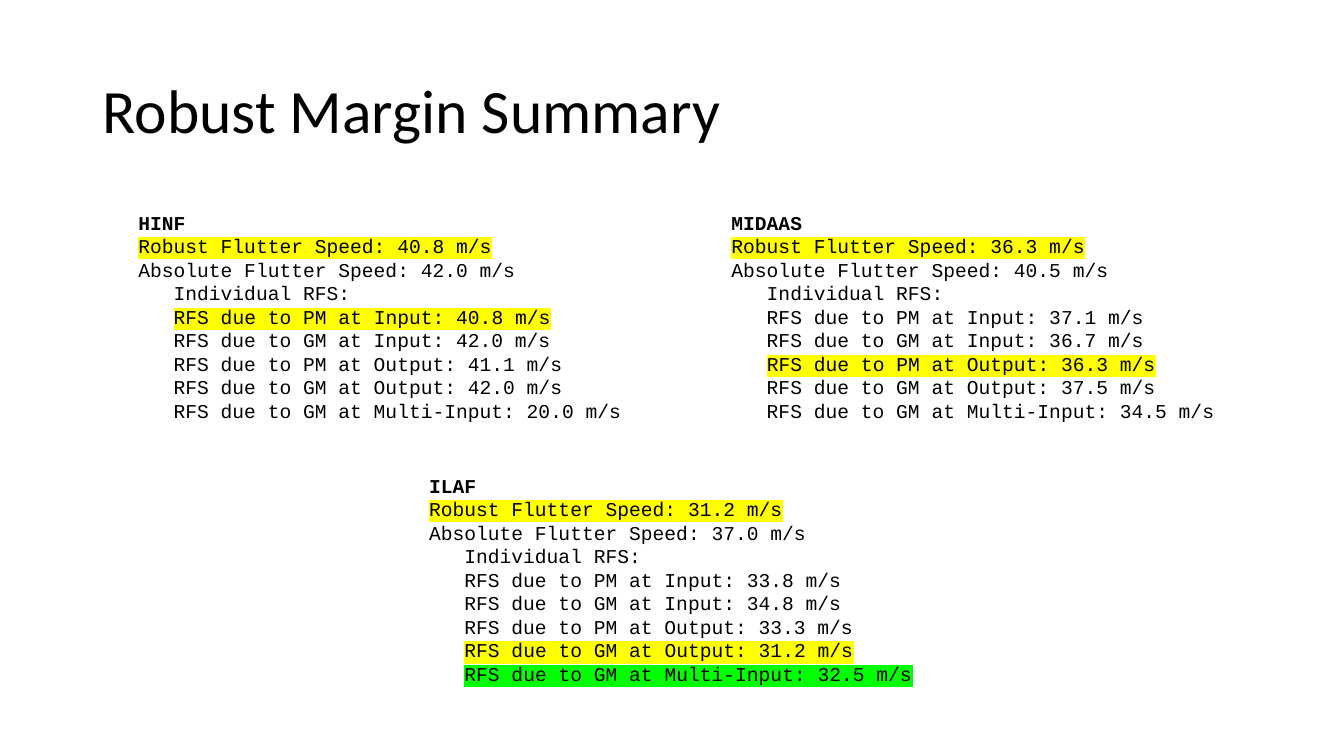
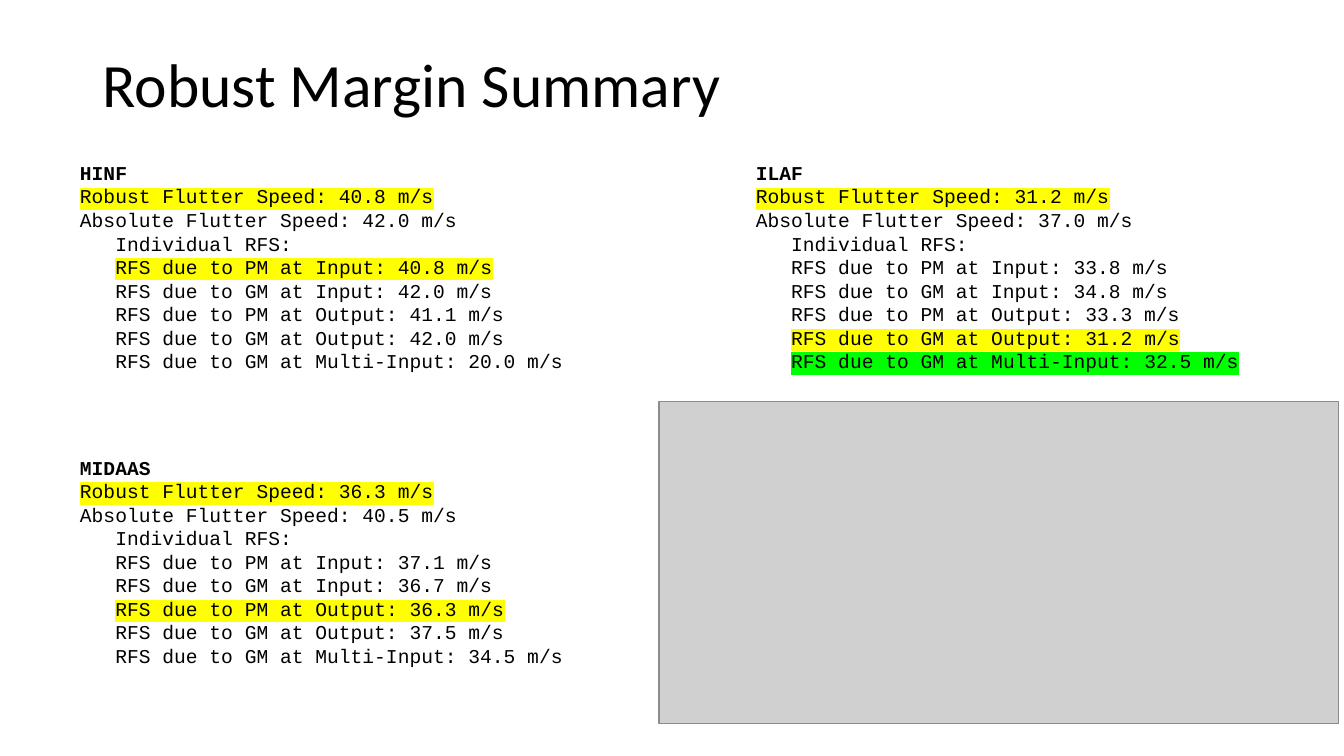
Before and after one commit to padmassun/mAEWing1, a slide deck: slide 7 of Software/Geri_Model_Package/Robustness/RobustnessAnalysis_02142019.pptx. Drawn at 1344x756 pixels with LibreOffice and Linux fonts; fonts in the diff are those of the drawing; grey boxes stand for pictures. Boxes give left, top, right and bottom in pixels: in the first picture for what was removed or moved away, otherwise in the second. Text is boxed around its words. In the diff, an @@ line names an element or a change of style, - is before the commit and + after.

```diff
--- a/Software/Geri_Model_Package/Robustness/RobustnessAnalysis_02142019.pptx
+++ b/Software/Geri_Model_Package/Robustness/RobustnessAnalysis_02142019.pptx
@@ title "Robust Margin Summary": place and size @@
-title "Robust Margin Summary" at (102,90,720,144)
+title "Robust Margin Summary" at (102,64,720,118)
@@ text "HINF": place and size @@
-text "HINF" at (138,217,621,422)
+text "HINF" at (80,167,562,372)
@@ text "ILAF": place and size @@
-text "ILAF" at (429,480,911,685)
+text "ILAF" at (756,167,1238,372)
@@ picture added at (659,401,1339,723) @@
@@ text "MIDAAS": place and size @@
-text "MIDAAS" at (731,217,1214,422)
+text "MIDAAS" at (80,462,562,667)
```
Also in this commit, not shown: 1 other file.
